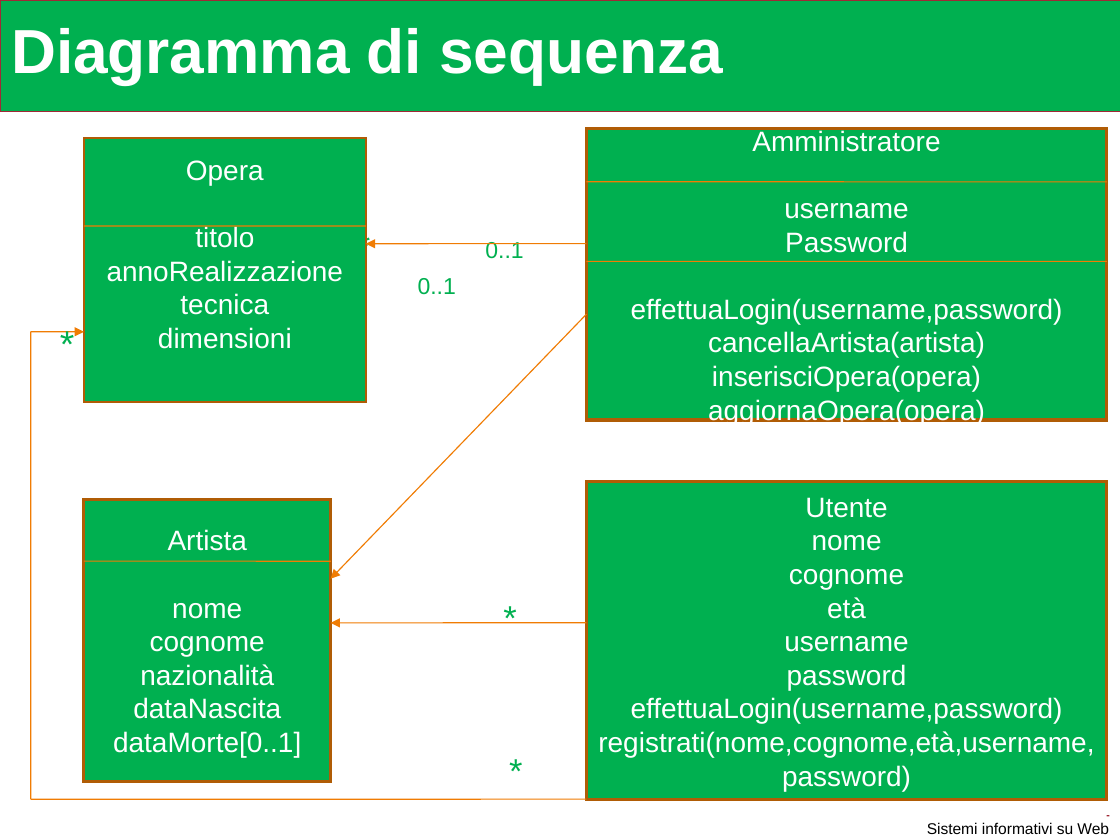
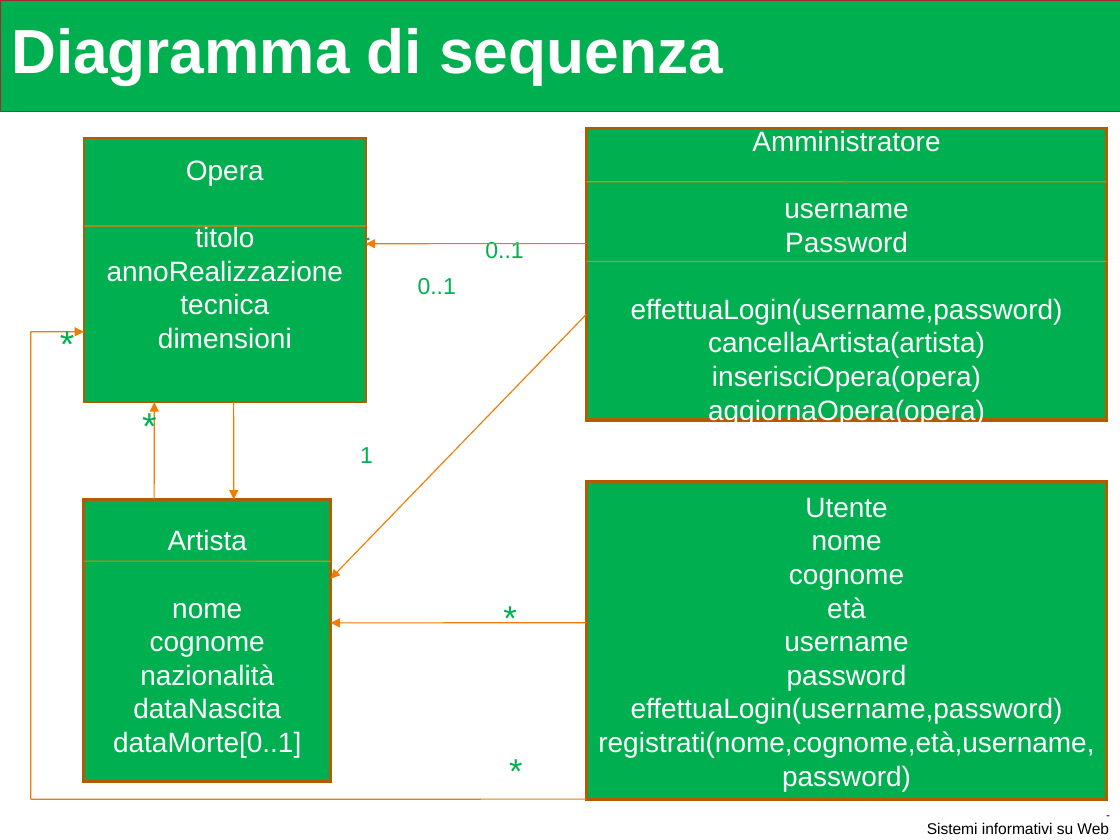
Before and after one commit to Zefyrus94/progettoSiw2017, a slide deck: slide 6 of galleria/casi d'uso e DCD.ppt. Drawn at 1120x840 pixels with LibreOffice and Linux fonts; fonts in the diff are those of the drawing. Boxes give left, top, right and bottom in pixels: in the first picture for what was removed or moved away, otherwise in the second. Text is boxed around its words. In the diff, an @@ line names an element or a change of style, - is before the commit and + after.

```diff
--- a/galleria/casi d'uso e DCD.ppt
+++ b/galleria/casi d'uso e DCD.ppt
@@ text added at [131,396,155,452], 24 pt, text #00B050 @@
+*
@@ arrow added from (155, 500) to (155, 402), #F07C03 0.74 pt @@
@@ arrow added from (234, 402) to (234, 500), #F07C03 0.74 pt @@
@@ text at [360,447,373,463]: paragraph added @@
+    1
```
Also in this commit, not shown: 6 other files.
